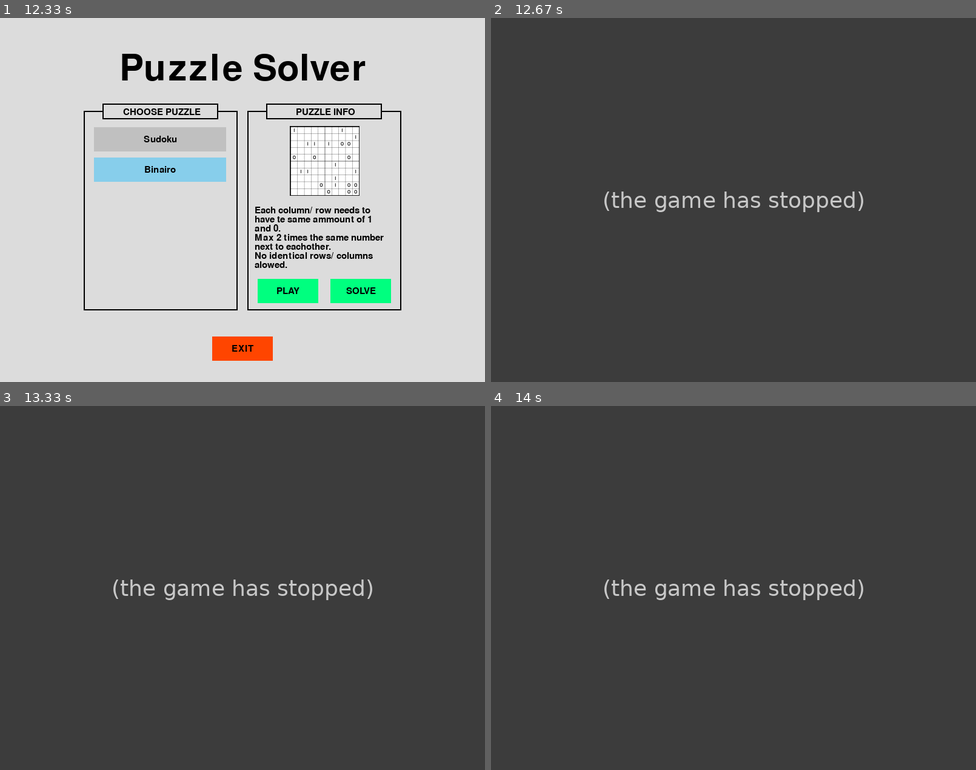
Above: before the commit, frames 1-4 (two rows, left to right).
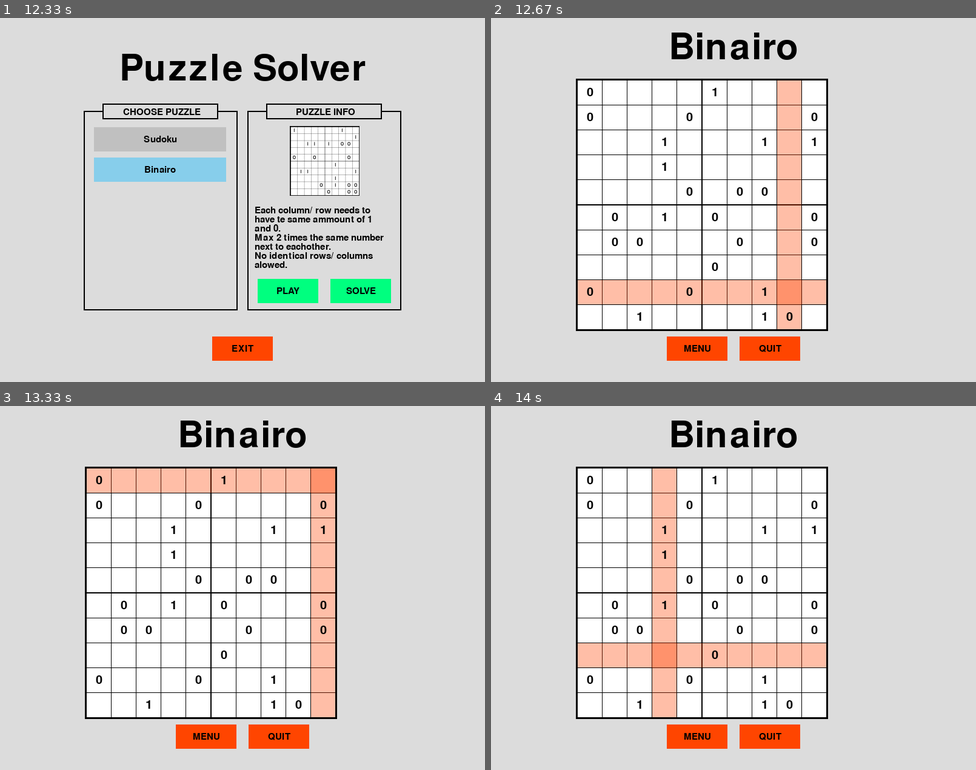
Above: after the commit, the same moments.

Repository: ChristopheVdE/Puzzle-solver
Game: pygame game, started from Application/Pygame/Main.py
Two runs of this game, one before a commit and one after it. Both use one fixed random seed, a clock stepped at 60 frames per second and the inputs below.
Inputs (mouse positions are in pixels of both pictures, inside the frame that each line leads up to):
- Up to frame 1 (12.33 s): click "Sudoku" at 0.38 s; click "Binairo" at 0.72 s; click "Sudoku" at 2.05 s; click (194, 178) at 2.38 s; click "Sudoku" at 3.22 s; click (130, 163) at 4.05 s; click (184, 141) at 6.38 s; click "Binairo" at 7.12 s; click (145, 141) at 9.05 s; click (169, 170) at 10.18 s
- Up to frame 2 (12.67 s): click (777, 294) at 12.52 s
- Up to frame 3 (13.33 s): click (358, 595) at 12.85 s; click (324, 478) at 13.18 s
- Up to frame 4 (14 s): click (917, 671) at 13.52 s; click (655, 660) at 13.85 s

Frame 1 is identical in both runs. In frame 2, 100% of the frame differs, in the area x 0-100%, y 0-100%; in frame 3, 100%; in frame 4, 100%.
Error before the commit: NameError: name 'GameLoop' is not defined (Main.py line 52); the game stopped at 12.52 s (later frames are placeholders)

Commit message:
binairo works

Diff:
--- a/Application/Pygame/Main.py
+++ b/Application/Pygame/Main.py
@@ -41,17 +41,21 @@
 while True:
     for game in SelectedGame:
         if game[0] == "Menu" and game[1] == True:
-            from Scripts.MainMenu.Menu import MainMenu as Gameloop
+            from Scripts.MainMenu.Menu import MainMenu as GameLoop
             pygame.time.delay(100)
-            SelectedGame = Gameloop(Screen, ScreenWidth, ScreenHeight, clock, Images)
+            SelectedGame = GameLoop(Screen, ScreenWidth, ScreenHeight, clock, Images)
         elif game[0] == "SudokuPlay" and game[1] == True:
-            SelectedGame = GameLoop()
+            from Scripts.Sudoku.Create import Sudoku_GameLoop as GameLoop
+            SelectedGame = GameLoop(Screen, ScreenWidth, ScreenHeight, clock)
         elif game[0] == "SudokuSolve" and game[1] == True:
-            SelectedGame = GameLoop()
+            from Scripts.Sudoku.Solve import Sudoku_GameLoop as GameLoop
+            SelectedGame = GameLoop(Screen, ScreenWidth, ScreenHeight, clock)
         elif game[0] == "BinairoPlay" and game[1] == True:
-            SelectedGame = GameLoop()
+            from Scripts.Binairo.Create import Binairo_GameLoop as GameLoop
+            SelectedGame = GameLoop(Screen, ScreenWidth, ScreenHeight, clock)
         elif game[0] == "BinairoSolve" and game[1] == True:
-            SelectedGame = GameLoop()
+            from Scripts.Binairo.Solve import Binairo_GameLoop as GameLoop
+            SelectedGame = GameLoop(Screen, ScreenWidth, ScreenHeight, clock)
         elif game[0] == "Quit" and game[1] == True:
             pygame.quit()
             quit()
--- a/Application/Pygame/Scripts/Binairo/Create.py
+++ b/Application/Pygame/Scripts/Binairo/Create.py
@@ -4,11 +4,18 @@
 # FUNCTION: Create playable boards
 ############################################################################################################
 
+# IMPORT PACKAGES ==========================================================================================
+import pygame
+from Scripts.General.Classes import Button, CenteredText
+from Scripts.General.Functions import ActivateGameLoop, quitgame
+from Scripts.Binairo.Functions import board
+from Settings.Colors import Colors
+from Settings.Fonts import Fonts
+# ==========================================================================================================
+
 # GAME LOOP: Binairo =======================================================================================
-def Binairo_GameLoop():
-# IMPORT SUDOKU SCRIPTS ------------------------------------------------------------------------------------
-    from Binairo import board
-# MAIN LOOP ------------------------------------------------------------------------------------------------
+def Binairo_GameLoop(Screen, ScreenWidth, ScreenHeight, clock):
+# VARIABLES ------------------------------------------------------------------------------------------------
     running = True
     key = None
     Cube = None
@@ -16,6 +23,7 @@
     FirstIteration = True
     UpdateBoard = None
     grid = None
+# MAIN LOOP ------------------------------------------------------------------------------------------------
     while running:
         for event in pygame.event.get():
             if event.type == pygame.QUIT:
@@ -30,9 +38,9 @@
     # Wheter or not to return to menu when leaving the sudoku window
         BackToMenu = False
     # Set background color
-        Screen.fill(BackgroundColor)
+        Screen.fill(Colors["BackgroundColor"])
     # Display title
-        Title = CenteredText("Binairo", TitleFont, black, int(ScreenWidth / 2), 50)
+        Title = CenteredText("Binairo", Fonts["TitleFont"], Colors["black"], int(ScreenWidth / 2), 50)
         Title.render(Screen)
     # Get mouse position & track mouse-clicks
         mouse = pygame.mouse.get_pos()
@@ -53,9 +61,9 @@
         if not grid:
             grid = board(Screen, 10, (140, 100))
     # Print board, values ...
-        grid.DarwBoardBackground(black)
+        grid.DarwBoardBackground(Colors["black"])
         grid.DrawCubes((255, 255, 255))
-        grid.HiglightLines(NavigationColor, mouse)
+        grid.HiglightLines(Colors["NavigationColor"], mouse)
         grid.CreateBoard(FirstIteration)
         grid.Immutable()
         Cube = grid.SelectCube(mouse, click, Cube)
@@ -63,15 +71,15 @@
         grid.PrintBoard()
 # NAVIGATION BUTTONS ---------------------------------------------------------------------------------------
     # Menu button
-        Menu = Button(Screen, ScreenWidth / 2 - 110, ScreenHeight - 75, 100, 40, NavigationColor, NavigationHighlight)
+        Menu = Button(Screen, ScreenWidth / 2 - 110, ScreenHeight - 75, 100, 40, Colors["NavigationColor"], Colors["NavigationHighlight"])
         Menu.render(mouse)
-        Menu.text(ButtonFont, black, "MENU")
+        Menu.text(Fonts["ButtonFont"], Colors["black"], "MENU")
         SelectedGame = Menu.functionality(mouse, click, ActivateGameLoop("Menu"))
         if SelectedGame: return SelectedGame
     # EXIT Button
-        Exit = Button(Screen, ScreenWidth / 2 +10, ScreenHeight - 75, 100, 40, NavigationColor, NavigationHighlight)
+        Exit = Button(Screen, ScreenWidth / 2 +10, ScreenHeight - 75, 100, 40, Colors["NavigationColor"], Colors["NavigationHighlight"])
         Exit.render(mouse)
-        Exit.text(ButtonFont, black, "QUIT")
+        Exit.text(Fonts["ButtonFont"], Colors["black"], "QUIT")
         SelectedGame = Exit.functionality(mouse, click, ActivateGameLoop("Quit"))
         if SelectedGame: return SelectedGame
 # UPDATE DISPLAY -------------------------------------------------------------------------------------------
--- a/Application/Pygame/Scripts/Binairo/Functions.py
+++ b/Application/Pygame/Scripts/Binairo/Functions.py
@@ -7,7 +7,7 @@
 # IMPORT PACKAGES ==========================================================================================
 import pygame
 import random
-from Menu import CenteredText
+from Scripts.General.Classes import CenteredText
 # ==========================================================================================================
 
 # [CLASS] Board ============================================================================================
Empty file added: Application/Pygame/Scripts/Binairo/__init__.py
